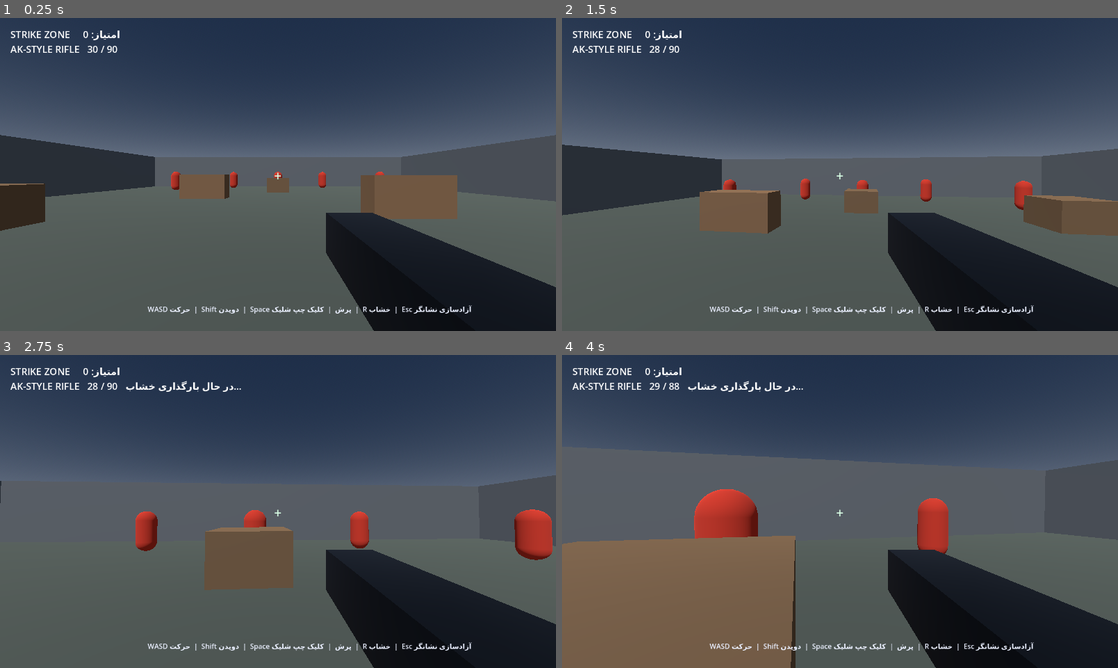
Above: before the commit, frames 1-4 (two rows, left to right).
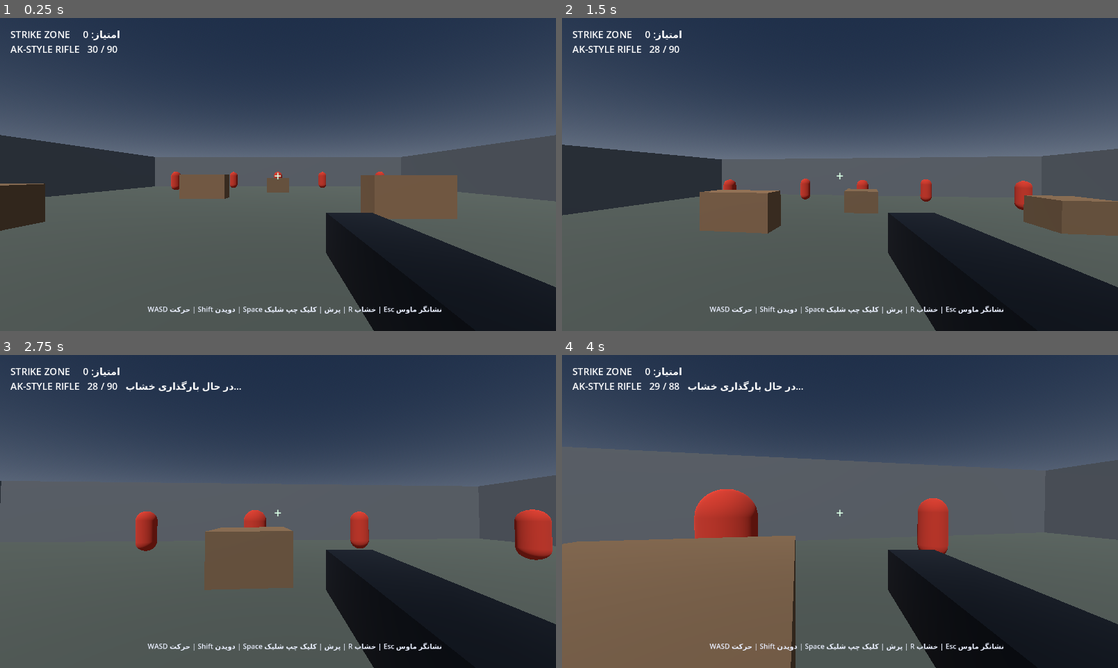
Above: after the commit, the same moments.

Repository: itsalirezajr-design/Empire-of-Lion-and-Sun
Game: Godot game, scene res://scenes/main.tscn
Same seed, same stepped clock (60 frames per second), same inputs: the game is played once before the commit and once after it.
Inputs (mouse positions are in pixels of both pictures, inside the frame that each line leads up to):
- Up to frame 1 (0.25 s): no input
- Up to frame 2 (1.5 s): tap Enter at 0.5 s; move the mouse to (867, 174) at 0.52 s; hold W (move_forward) from 0.53 s (still down); tap R at 0.6 s; click (867, 174) at 0.67 s; tap Space (jump) at 0.77 s; move the mouse to (812, 174) at 1.27 s; tap Shift (sprint) at 1.35 s; click (812, 174) at 1.42 s
- Up to frame 3 (2.75 s): keep holding W (move_forward); tap Space (jump) at 1.52 s; tap R at 1.55, 2.1 s; move the mouse to (289, 505) at 2.02 s; click (289, 505) at 2.17 s
- Up to frame 4 (4 s): keep holding W (move_forward); move the mouse to (834, 517) at 2.77 s; tap R at 2.85, 3.8 s; click (834, 517) at 2.92 s; tap Space (jump) at 3.02, 3.77 s; move the mouse to (878, 514) at 3.52 s; hold Shift (sprint) from 3.53 s (still down); click (878, 514) at 3.67 s

The runs differ from the first frame. In frame 1, 0.5% of the frame differs, in the area x 34-85%, y 91-95%; in frame 2, 0.5%; in frame 3, 0.5%; in frame 4, 0.5%.

Commit message:
Harden prototype firing and reload input handling

Diff:
--- a/scripts/game.gd
+++ b/scripts/game.gd
@@ -2,6 +2,9 @@
 
 const PlayerScript = preload("res://scripts/player.gd")
 const MAGAZINE_SIZE := 30
+const FIRE_INTERVAL := 0.105
+const RELOAD_DURATION := 1.65
+const RAY_LENGTH := 100.0
 
 var player: CharacterBody3D
 var ammo := MAGAZINE_SIZE
@@ -33,8 +36,11 @@
 
 func _unhandled_input(event: InputEvent) -> void:
 	if event is InputEventMouseButton and event.pressed and event.button_index == MOUSE_BUTTON_LEFT:
-		_shoot()
-	if event is InputEventKey and event.pressed and event.keycode == KEY_R:
+		if Input.mouse_mode != Input.MOUSE_MODE_CAPTURED:
+			Input.mouse_mode = Input.MOUSE_MODE_CAPTURED
+		else:
+			_shoot()
+	if event is InputEventKey and event.pressed and not event.echo and event.keycode == KEY_R:
 		_reload()
 
 func _build_arena() -> void:
@@ -51,10 +57,12 @@
 	env.ambient_light_energy = 0.65
 	world_env.environment = env
 	add_child(world_env)
+
 	var sun := DirectionalLight3D.new()
 	sun.rotation_degrees = Vector3(-52, -28, 0)
 	sun.light_energy = 1.3
 	add_child(sun)
+
 	_add_box("ArenaFloor", Vector3(0, -0.25, 0), Vector3(34, 0.5, 34), Color(0.24, 0.27, 0.25))
 	_add_box("NorthWall", Vector3(0, 2, -17), Vector3(34, 4, 0.5), Color(0.32, 0.34, 0.36))
 	_add_box("SouthWall", Vector3(0, 2, 17), Vector3(34, 4, 0.5), Color(0.32, 0.34, 0.36))
@@ -70,6 +78,7 @@
 	var body := StaticBody3D.new()
 	body.name = label
 	body.position = pos
+
 	var mesh_instance := MeshInstance3D.new()
 	var mesh := BoxMesh.new()
 	mesh.size = size
@@ -79,6 +88,7 @@
 	mat.roughness = 0.85
 	mesh_instance.material_override = mat
 	body.add_child(mesh_instance)
+
 	var shape := CollisionShape3D.new()
 	var box := BoxShape3D.new()
 	box.size = size
@@ -88,12 +98,17 @@
 
 func _spawn_player() -> void:
 	player = CharacterBody3D.new()
+	player.name = "Player"
 	player.set_script(PlayerScript)
 	player.position = Vector3(0, 0.1, 11)
 	add_child(player)
 
 func _spawn_targets() -> void:
-	var positions := [Vector3(-10, 0, -9), Vector3(-5, 0, -12), Vector3(0, 0, -10), Vector3(5, 0, -12), Vector3(10, 0, -9), Vector3(10, 0, 5)]
+	var positions := [
+		Vector3(-10, 0, -9), Vector3(-5, 0, -12),
+		Vector3(0, 0, -10), Vector3(5, 0, -12),
+		Vector3(10, 0, -9), Vector3(10, 0, 5)
+	]
 	for i in positions.size():
 		_create_target(positions[i], i + 1)
 
@@ -102,6 +117,7 @@
 	target.name = "Target_%d" % index
 	target.position = pos + Vector3(0, 1.0, 0)
 	target.add_to_group("shootable")
+
 	var mesh_instance := MeshInstance3D.new()
 	var mesh := CapsuleMesh.new()
 	mesh.radius = 0.42
@@ -112,6 +128,7 @@
 	mat.metallic = 0.15
 	mesh_instance.material_override = mat
 	target.add_child(mesh_instance)
+
 	var collision := CollisionShape3D.new()
 	var shape := CapsuleShape3D.new()
 	shape.radius = 0.42
@@ -123,11 +140,13 @@
 func _build_hud() -> void:
 	var layer := CanvasLayer.new()
 	add_child(layer)
+
 	hud = Label.new()
 	hud.position = Vector2(24, 22)
 	hud.add_theme_font_size_override("font_size", 22)
 	hud.add_theme_color_override("font_color", Color.WHITE)
 	layer.add_child(hud)
+
 	message = Label.new()
 	message.anchor_left = 0.5
 	message.anchor_top = 1.0
@@ -140,8 +159,9 @@
 	message.horizontal_alignment = HORIZONTAL_ALIGNMENT_CENTER
 	message.add_theme_font_size_override("font_size", 16)
 	message.add_theme_color_override("font_color", Color(0.92, 0.94, 1.0))
-	message.text = "WASD حرکت  |  Shift دویدن  |  Space پرش  |  کلیک چپ شلیک  |  R خشاب  |  Esc آزادسازی نشانگر"
+	message.text = "WASD حرکت | Shift دویدن | Space پرش | کلیک چپ شلیک | R خشاب | Esc نشانگر ماوس"
 	layer.add_child(message)
+
 	var crosshair := Label.new()
 	crosshair.text = "+"
 	crosshair.anchor_left = 0.5
@@ -164,19 +184,20 @@
 		hud.text = "STRIKE ZONE     امتیاز: %d\nAK-STYLE RIFLE   %02d / %02d   %s" % [score, ammo, reserve_ammo, state]
 
 func _shoot() -> void:
-	if Input.mouse_mode != Input.MOUSE_MODE_CAPTURED or is_reloading or fire_cooldown > 0.0:
+	if is_reloading or fire_cooldown > 0.0 or ammo <= 0:
+		if ammo <= 0 and not is_reloading:
+			_reload()
 		return
-	if ammo <= 0:
-		_reload()
-		return
+
 	ammo -= 1
-	fire_cooldown = 0.105
+	fire_cooldown = FIRE_INTERVAL
 	var camera := player.get_node("Camera3D") as Camera3D
 	var origin := camera.global_position
-	var end := origin - camera.global_basis.z * 100.0
+	var end := origin - camera.global_basis.z * RAY_LENGTH
 	var query := PhysicsRayQueryParameters3D.create(origin, end)
 	query.exclude = [player.get_rid()]
 	var hit := get_world_3d().direct_space_state.intersect_ray(query)
+
 	if not hit.is_empty() and hit.collider is Node and hit.collider.is_in_group("shootable"):
 		score += 100
 		hit.collider.queue_free()
@@ -193,5 +214,5 @@
 	if is_reloading or ammo == MAGAZINE_SIZE or reserve_ammo <= 0:
 		return
 	is_reloading = true
-	reload_time = 1.65
-	_update_hud()
+	reload_time = RELOAD_DURATION
+	_update_hud()
